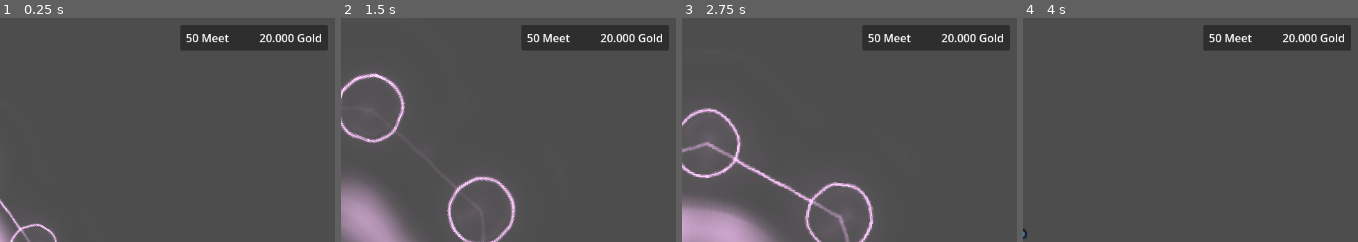
Above: before the commit, frames 1-4 (left to right).
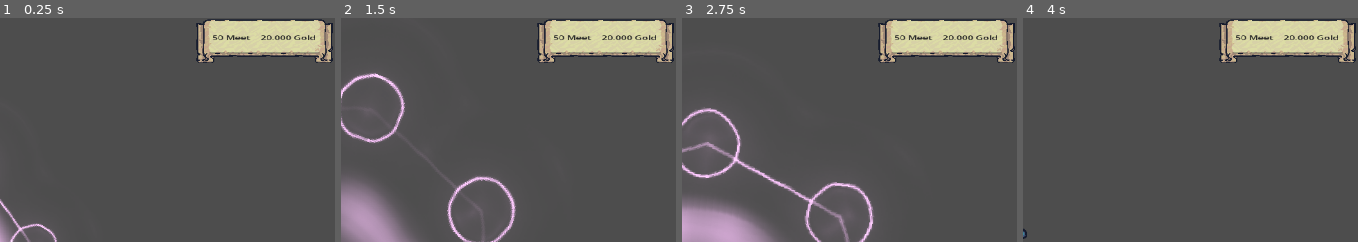
Above: after the commit, the same moments.

Repository: Ruteski/tiny-swords
Game: Godot game, scene res://test_scenes/test_ui.tscn
Two runs of this game, one before a commit and one after it. Both use one fixed random seed, a clock stepped at 60 frames per second and the inputs below. The project has no main scene, so this scene is started directly.
Inputs (mouse positions are % of the whole screen's width and height, from its top left):
- Up to frame 1 (0.25 s): no input
- Up to frame 2 (1.5 s): move the mouse to (67, 45) at 0.52 s; hold D (move_right) 0.53-1.28 s; click (67, 45) at 0.6 s; move the mouse to (17, 55) at 1.27 s; hold Down (move_down) from 1.28 s (still down); click (17, 55) at 1.35 s
- Up to frame 3 (2.75 s): move the mouse to (52, 28) at 2.02 s; release Down (move_down) at 2.03 s; hold D (move_right) from 2.03 s (still down); click (52, 28) at 2.1 s
- Up to frame 4 (4 s): move the mouse to (34, 70) at 2.77 s; release D (move_right) at 2.78 s; hold Up (move_up) 2.78-3.53 s; click (34, 70) at 2.85 s; move the mouse to (76, 65) at 3.52 s; hold Left (move_left) from 3.53 s (still down); click (76, 65) at 3.6 s
The pictures show only the part of the screen within x 50-100%, y 0-50%; the shares and areas given below are measured in that part.

The runs differ from the first frame. In frame 1, 7.2% of the frame differs, in the area x 54-100%, y 0-21%; in frame 2, 7.2%; in frame 3, 7.2%; in frame 4, 7.2%.

Commit message:
trabalhando com texturas na ui

Diff:
--- a/test_scenes/test_ui.tscn
+++ b/test_scenes/test_ui.tscn
@@ -1,6 +1,30 @@
-[gd_scene load_steps=2 format=3 uid="uid://co52d0kusajy3"]
+[gd_scene load_steps=6 format=3 uid="uid://co52d0kusajy3"]
 
 [ext_resource type="PackedScene" uid="uid://bmkbr783kti7e" path="res://player/player.tscn" id="1_gg57r"]
+[ext_resource type="Texture2D" uid="uid://01giuwulh5w5" path="res://addons/Tiny Swords/UI/Banners/Banner_Horizontal.png" id="2_4khiu"]
+
+[sub_resource type="StyleBoxTexture" id="StyleBoxTexture_jujgl"]
+texture = ExtResource("2_4khiu")
+texture_margin_left = 32.0
+texture_margin_top = 16.0
+texture_margin_right = 32.0
+texture_margin_bottom = 48.0
+axis_stretch_horizontal = 2
+axis_stretch_vertical = 2
+region_rect = Rect2(32, 48, 128, 128)
+
+[sub_resource type="SystemFont" id="SystemFont_4sf2a"]
+font_names = PackedStringArray("Consolas")
+font_weight = 700
+font_stretch = 50
+hinting = 2
+subpixel_positioning = 3
+multichannel_signed_distance_field = true
+
+[sub_resource type="LabelSettings" id="LabelSettings_vkwd3"]
+line_spacing = 1.0
+font = SubResource("SystemFont_4sf2a")
+font_color = Color(0.148738, 0.148738, 0.148738, 1)
 
 [node name="TestUi" type="Node2D"]
 
@@ -23,46 +47,53 @@
 horizontal_alignment = 1
 vertical_alignment = 1
 
-[node name="Panel" type="Panel" parent="CanvasLayer"]
+[node name="Panel2" type="Panel" parent="CanvasLayer"]
 anchors_preset = 1
 anchor_left = 1.0
 anchor_right = 1.0
-offset_left = -223.0
-offset_top = 10.0
-offset_right = -10.0
-offset_bottom = 47.0
+offset_left = -201.0
+offset_top = 2.0
+offset_right = 24.0
+offset_bottom = 125.0
 grow_horizontal = 0
-size_flags_horizontal = 8
+scale = Vector2(0.88424, 0.541016)
+theme_override_styles/panel = SubResource("StyleBoxTexture_jujgl")
 
-[node name="GoldLabel" type="Label" parent="CanvasLayer/Panel"]
+[node name="GoldLabel" type="Label" parent="CanvasLayer/Panel2"]
 layout_mode = 1
 anchors_preset = 8
 anchor_left = 0.5
 anchor_top = 0.5
 anchor_right = 0.5
 anchor_bottom = 0.5
-offset_left = 7.605
-offset_top = -11.5
-offset_right = 98.6052
-offset_bottom = 11.5
+offset_left = -9.58684
+offset_top = -24.5325
+offset_right = 87.4132
+offset_bottom = -1.53248
 grow_horizontal = 2
 grow_vertical = 2
 text = "20.000 Gold
 "
+label_settings = SubResource("LabelSettings_vkwd3")
+horizontal_alignment = 1
+vertical_alignment = 1
 
-[node name="MeetLabel" type="Label" parent="CanvasLayer/Panel"]
+[node name="MeetLabel" type="Label" parent="CanvasLayer/Panel2"]
 layout_mode = 1
 anchors_preset = 8
 anchor_left = 0.5
 anchor_top = 0.5
 anchor_right = 0.5
 anchor_bottom = 0.5
-offset_left = -98.27
-offset_top = -11.5
-offset_right = -36.27
-offset_bottom = 11.5
+offset_left = -85.3581
+offset_top = -24.5325
+offset_right = -23.358
+offset_bottom = -1.53249
 grow_horizontal = 2
 grow_vertical = 2
 size_flags_horizontal = 8
 text = "50 Meet
 "
+label_settings = SubResource("LabelSettings_vkwd3")
+horizontal_alignment = 1
+vertical_alignment = 1
